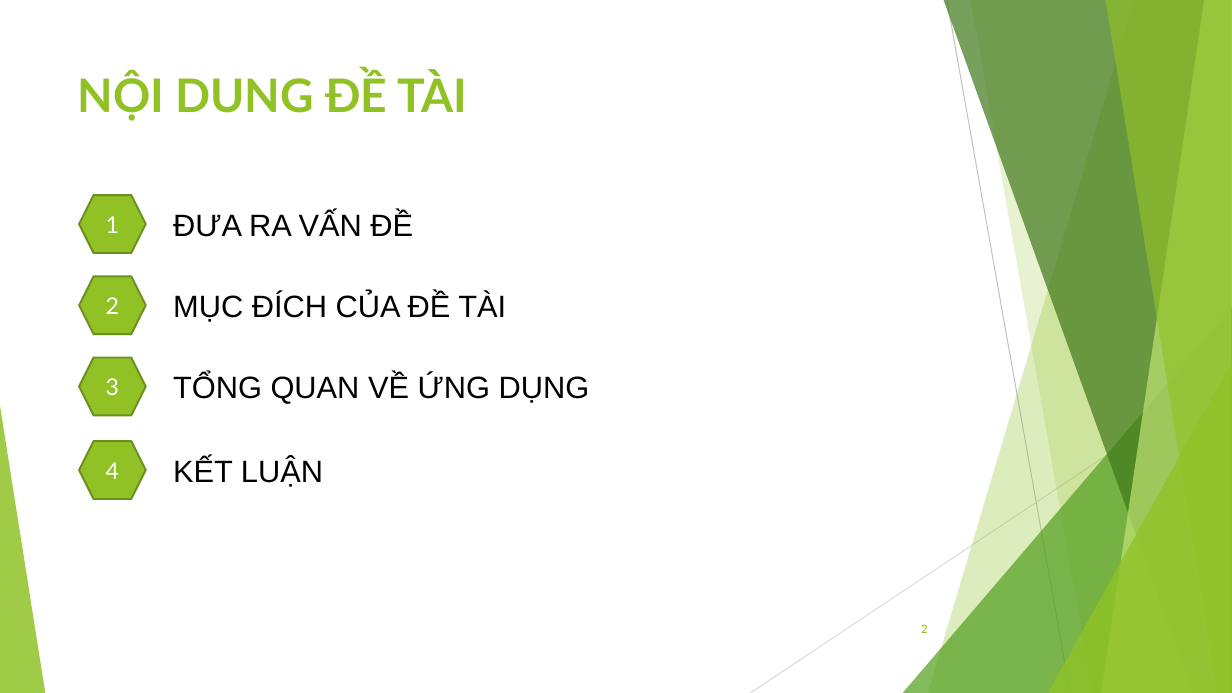
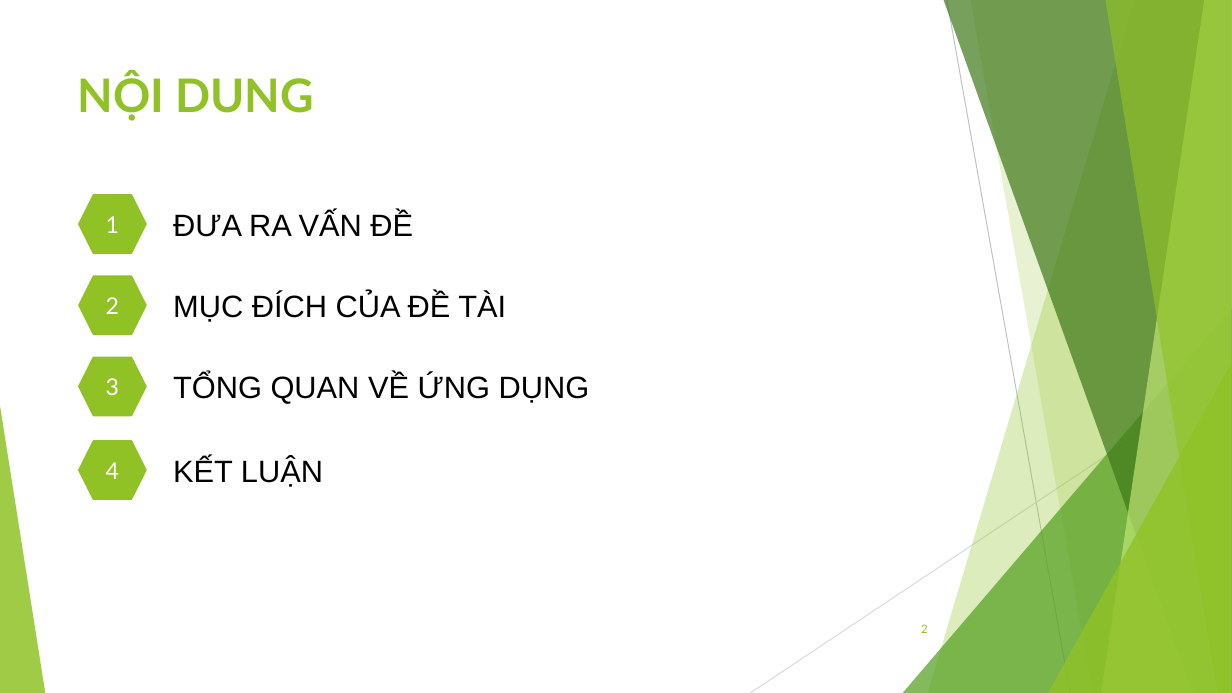
Before and after one commit to jangkyavn/BuiHoangAnh_1412101114, a slide deck: slide 2 of pp_BuiHoangAnh_1412101114.pptx. Drawn at 1232x693 pixels with LibreOffice and Linux fonts; fonts in the diff are those of the drawing. Boxes give left, top, right and bottom in pixels: in the first picture for what was removed or moved away, otherwise in the second. Text is boxed around its words. In the diff, an @@ line names an element or a change of style, - is before the commit and + after.

```diff
--- a/pp_BuiHoangAnh_1412101114.pptx
+++ b/pp_BuiHoangAnh_1412101114.pptx
@@ title at (78,72,314,121): text changed @@
-NỘI DUNG ĐỀ TÀI
+NỘI DUNG
@@ outline #6B901C 1.5 pt to #90C226 1.5 pt in 4 elements at (79,195,146,253), (79,276,146,335), (79,358,146,416), (79,441,146,499) @@
```
Also in this commit, not shown: 5 other slides changed, 32 other files.
